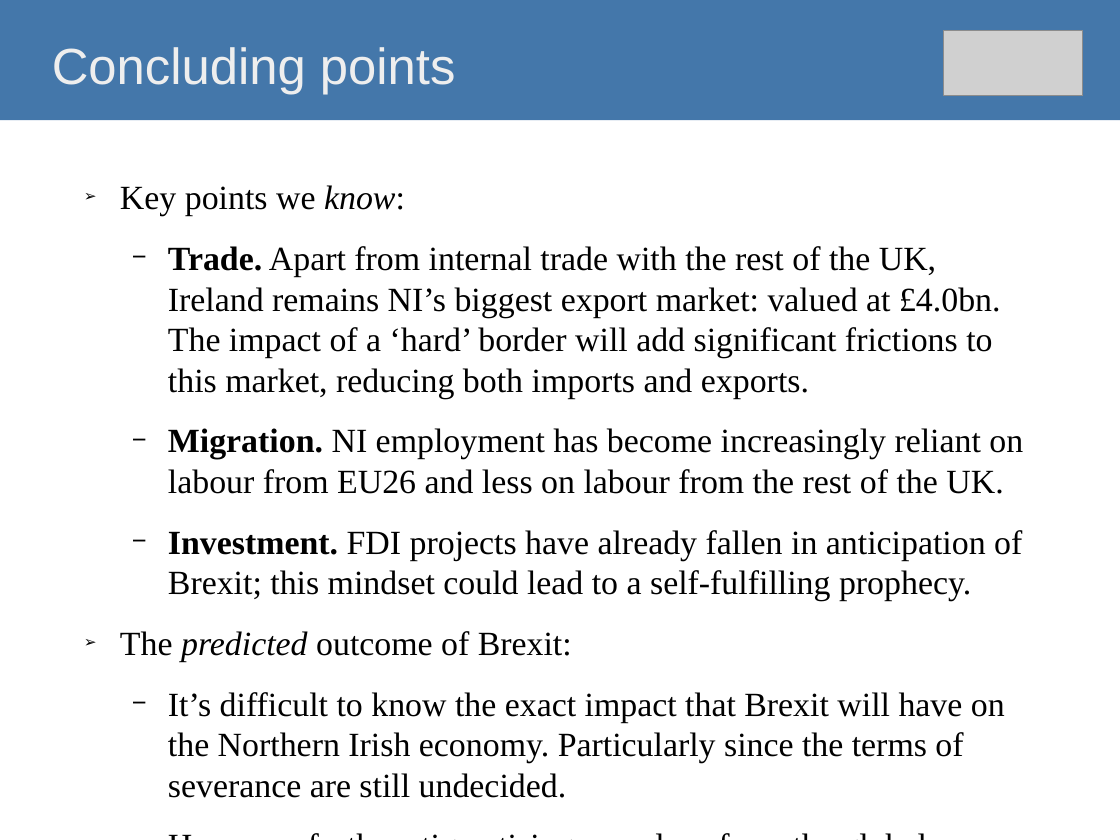
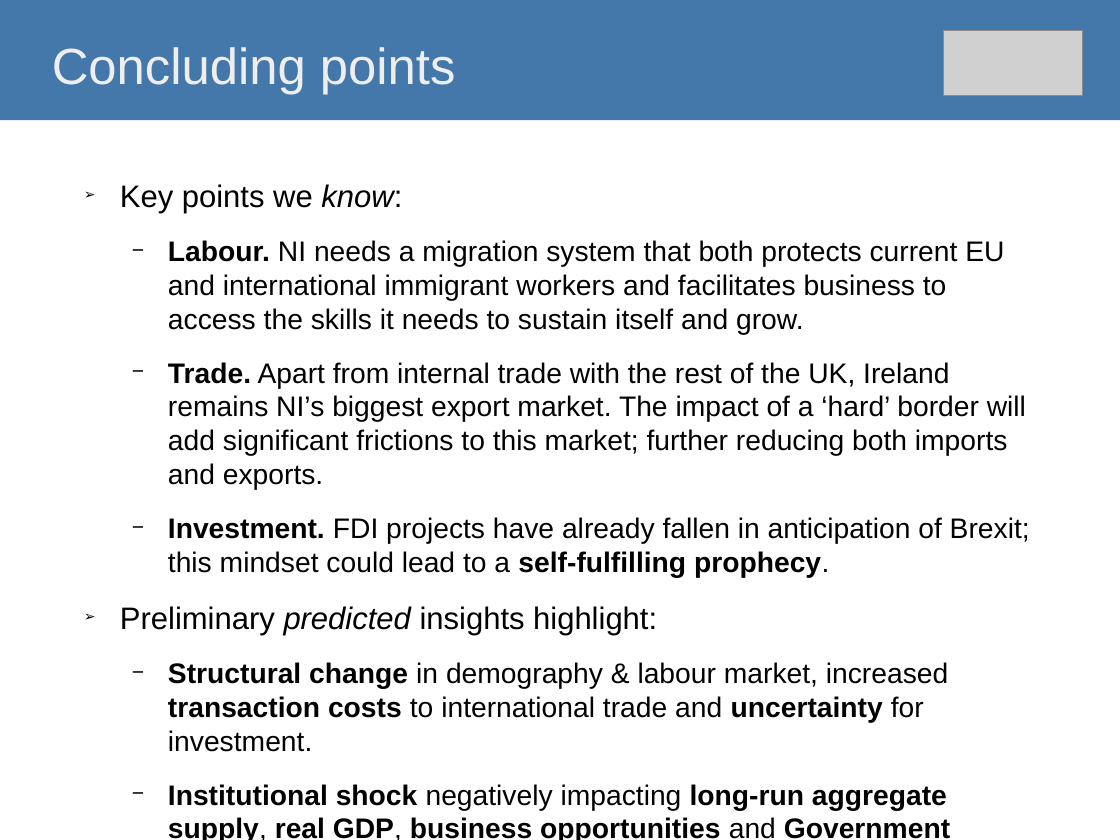
Before and after one commit to O1sims/MigrationNI, a slide deck: slide 13 of presentation/impact-of-brexit-on-ni-economy.odp (slide 14 before the commit). Drawn at 1120x840 pixels with LibreOffice and Linux fonts; fonts in the diff are those of the drawing; grey boxes stand for pictures. Boxes give left, top, right and bottom in pixels: in the first picture for what was removed or moved away, otherwise in the second. Text is boxed around its words. In the diff, an @@ line names an element or a change of style, - is before the commit and + after.

Commit message:
Update CBI presentation

```diff
--- a/presentation/impact-of-brexit-on-ni-economy.odp
+++ b/presentation/impact-of-brexit-on-ni-economy.odp
@@ text at [120,184,1030,578]: size 24 to 22 pt in "Key points we know:"; font Times New Roman to Arial in "Key points we know:", "Investment. FDI projects have already fallen in ..."; size 24 to 20 pt in "Investment. FDI projects have already fallen in ..."; bold on in "self-fulfilling prophecy." @@
@@ text at [168,240,1026,490]: text changed; size 24 to 20 pt; font Times New Roman to Arial @@
-  − Trade. Apart from internal trade with the rest of the UK, Ireland remains NI’s biggest export market: valued at £4.0bn. The impact of a ‘hard’ border will add significant frictions to this market, reducing both imports and exports.
-  − Migration. NI employment has become increasingly reliant on labour from EU26 and less on labour from the rest of the UK.
+  − Labour. NI needs a migration system that both protects current EU and international immigrant workers and facilitates business to access the skills it needs to sustain itself and grow.
+  − Trade. Apart from internal trade with the rest of the UK, Ireland remains NI’s biggest export market. The impact of a ‘hard’ border will add significant frictions to this market; further reducing both imports and exports.
@@ text at [120,606,948,810]: text changed; size 24 to 20 pt; font Times New Roman to Arial @@
-➢ The predicted outcome of Brexit:
-  − It’s difficult to know the exact impact that Brexit will have on the Northern Irish economy. Particularly since the terms of severance are still undecided.
-  − However, further stigmatising ourselves from the global economic network can only lead to negative impacts.
+➢ Preliminary predicted insights highlight:
+  − Structural change in demography & labour market, increased transaction costs to international trade and uncertainty for investment.
+  − Institutional shock negatively impacting long-run aggregate supply, real GDP, business opportunities and Government revenue.
```
Also in this commit, not shown: 10 other slides changed, 2 slides added, 3 slides removed, 3 other files.
